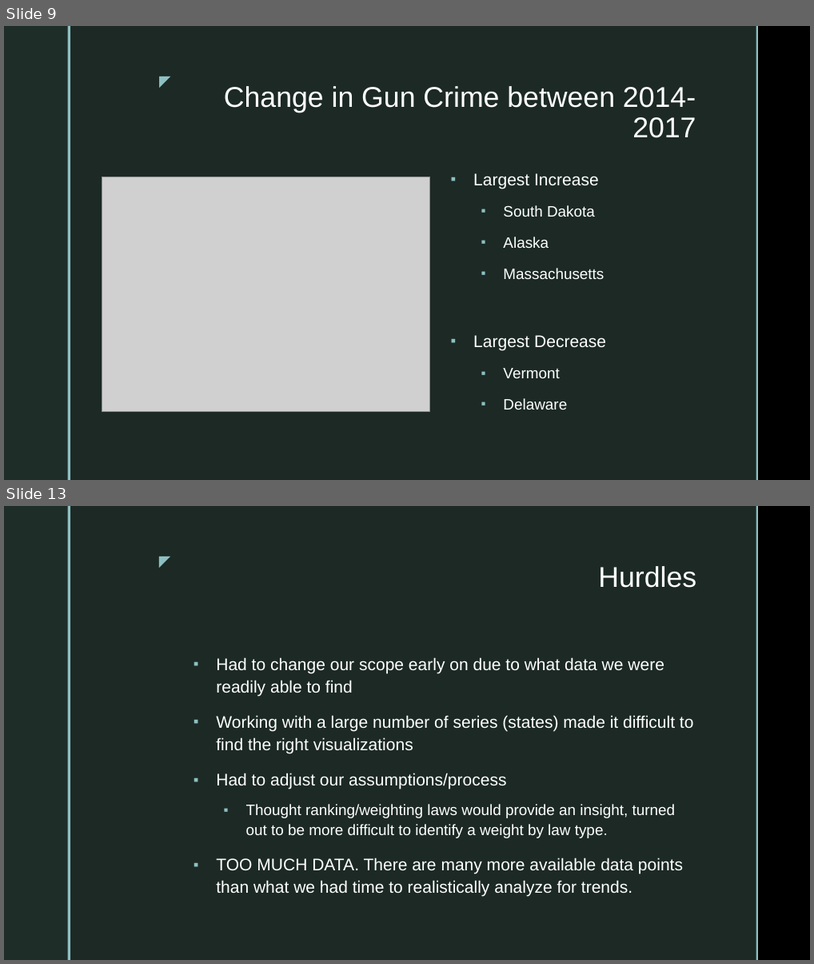
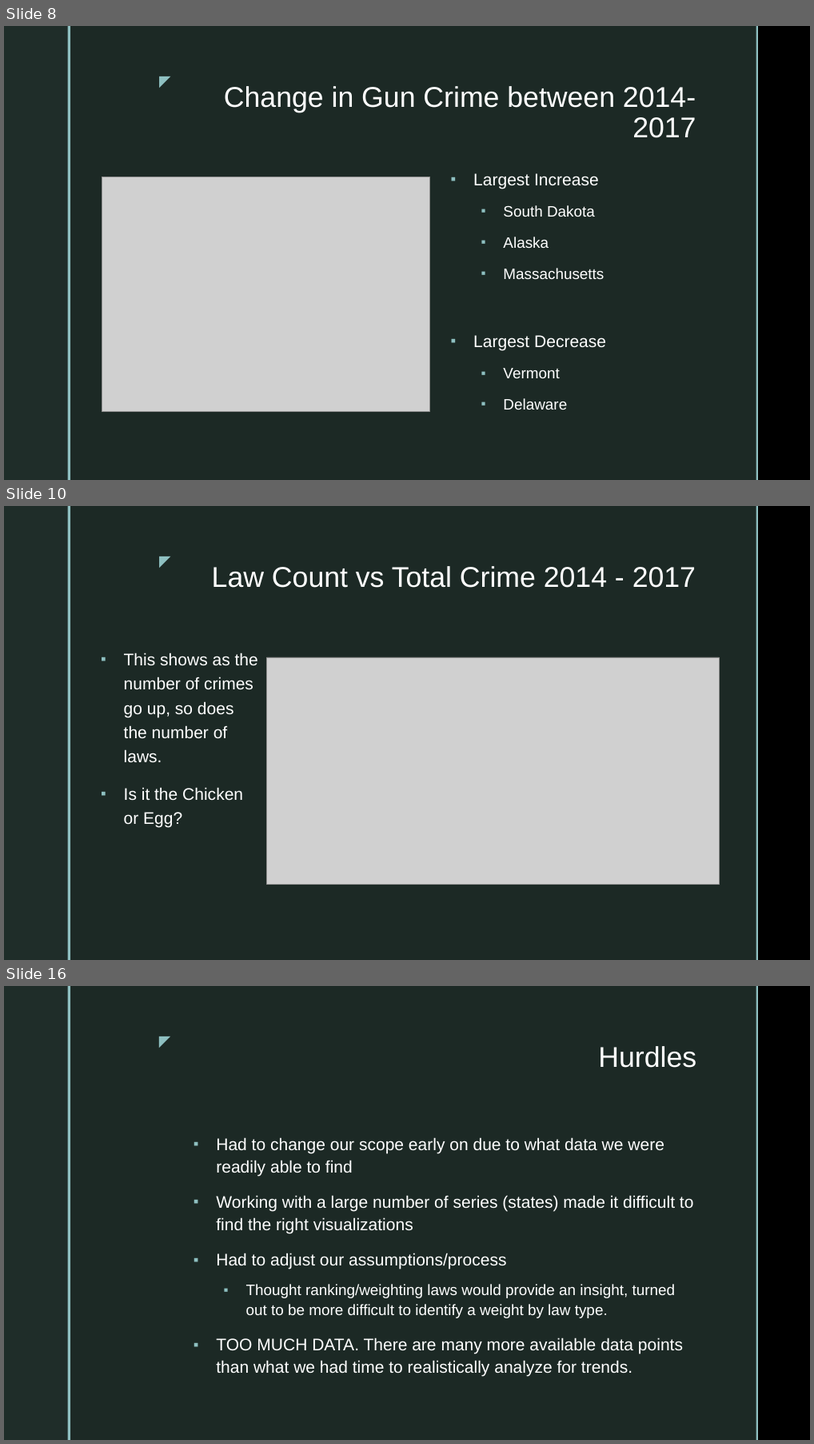
Before and after one commit to Vallito/Project_1, a slide deck: Affects of Gun Laws on Gun Crime.pptm. Shown one above the other, each under a label of ours: slides 9 and 13 before the commit, slides 8, 10 and 16 after it; the slides between them are not shown. The pictures are 814x964 and 814x1444 pixels, drawn with LibreOffice and Linux fonts; fonts in the diff are those of the drawing; grey boxes stand for pictures; background and template pictures are left out. Boxes give left, top, right and bottom in pixels: in the first picture for what was removed or moved away, otherwise in the second. Text is boxed around its words. In the diff, an @@ line names an element or a change of style, - is before the commit and + after.

```diff
--- a/Affects of Gun Laws on Gun Crime.pptm
+++ b/Affects of Gun Laws on Gun Crime.pptm
@@ slide 10 added at [4, 506, 810, 960], background picture (left out); not listed: 5 template elements that a slide beside it also shows @@
@@ title added at [212, 566, 696, 588], 34 pt, text #FFFFFF @@
+Law Count vs Total Crime 2014 - 2017
@@ text added at [124, 652, 258, 828], 20 pt, text #FFFFFF @@
+▪ This shows as the number of crimes go up, so does the number of laws.
+▪ Is it the Chicken or Egg?
@@ picture added at [266, 657, 720, 884] @@
@@ what was slide 9 is now slide 8 @@
@@ what was slide 13 is now slide 16 @@
```
Also in this commit, not shown: 4 slides changed, 5 other slides added, 2 slides removed.
